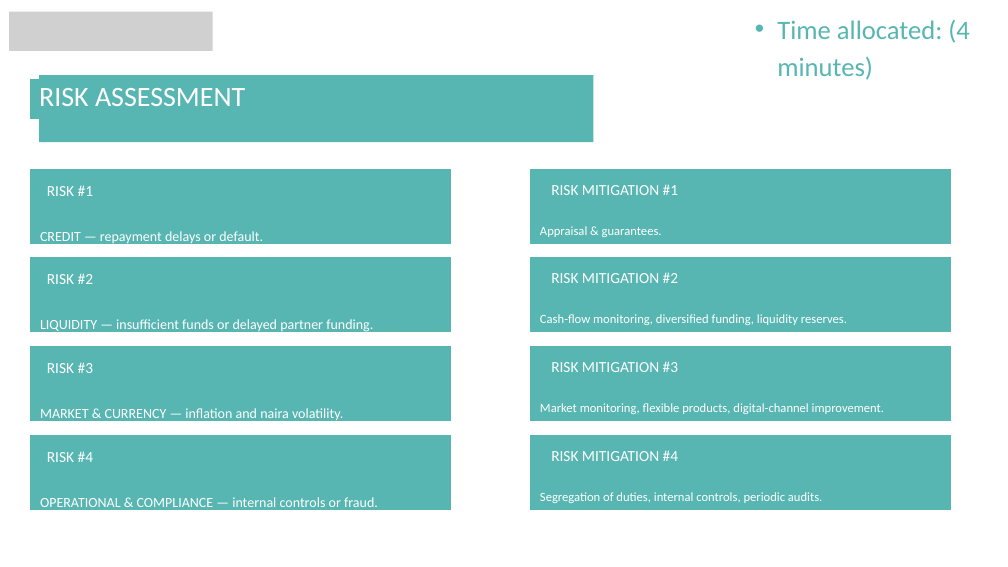
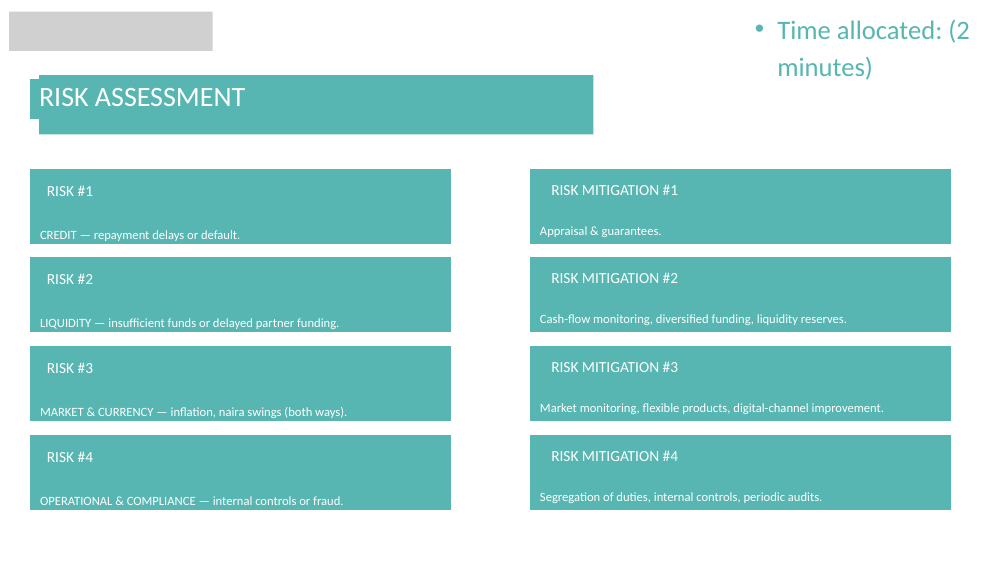
Before and after one commit to jakoyere-collab/NGO-Opportunities, a slide deck: slide 15 of deliverables/PEAK_Formal_Loan_Application_Presentation.pptx (slide 10 before the commit). Drawn at 1008x567 pixels with LibreOffice and Linux fonts; fonts in the diff are those of the drawing; grey boxes stand for pictures. Boxes give left, top, right and bottom in pixels: in the first picture for what was removed or moved away, otherwise in the second. Text is boxed around its words. In the diff, an @@ line names an element or a change of style, - is before the commit and + after.

```diff
--- a/deliverables/PEAK_Formal_Loan_Application_Presentation.pptx
+++ b/deliverables/PEAK_Formal_Loan_Application_Presentation.pptx
@@ text at (777, 20, 970, 80): text changed @@
-  • Time allocated: (4 minutes)
+  • Time allocated: (2 minutes)
@@ rectangle: place and size @@
-rectangle at (39, 75, 594, 142)
+rectangle at (39, 75, 594, 135)
@@ text at (40, 407, 347, 418): text changed; size 20 to 18 pt @@
-MARKET & CURRENCY — inflation and naira volatility.
+MARKET & CURRENCY — inflation, naira swings (both ways).
@@ size 20 to 18 pt in 3 elements at (40, 230, 240, 241), (40, 318, 339, 329), (40, 496, 343, 505) @@
```
Also in this commit, not shown: 9 other slides changed, 6 slides added.
